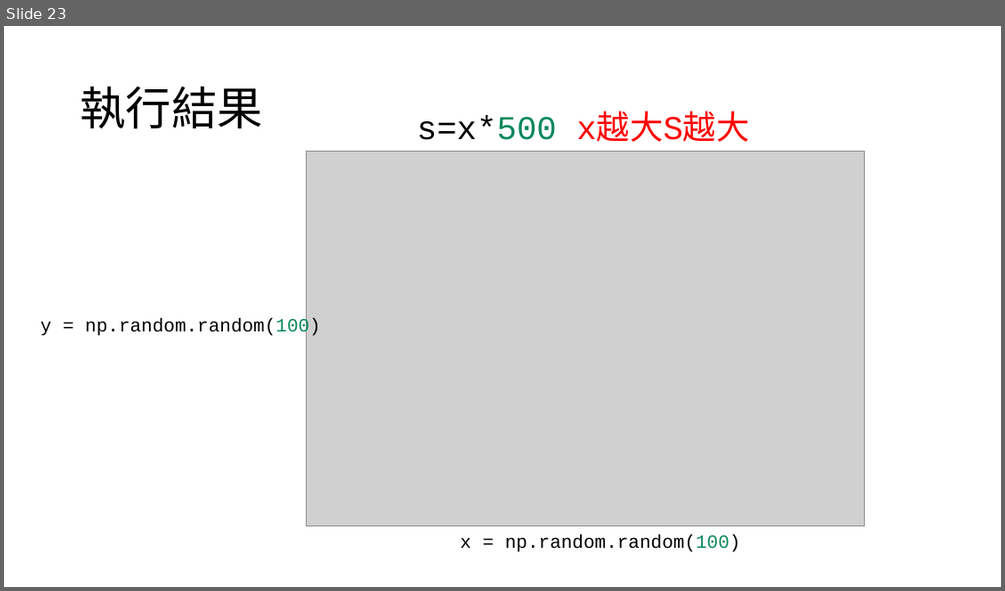
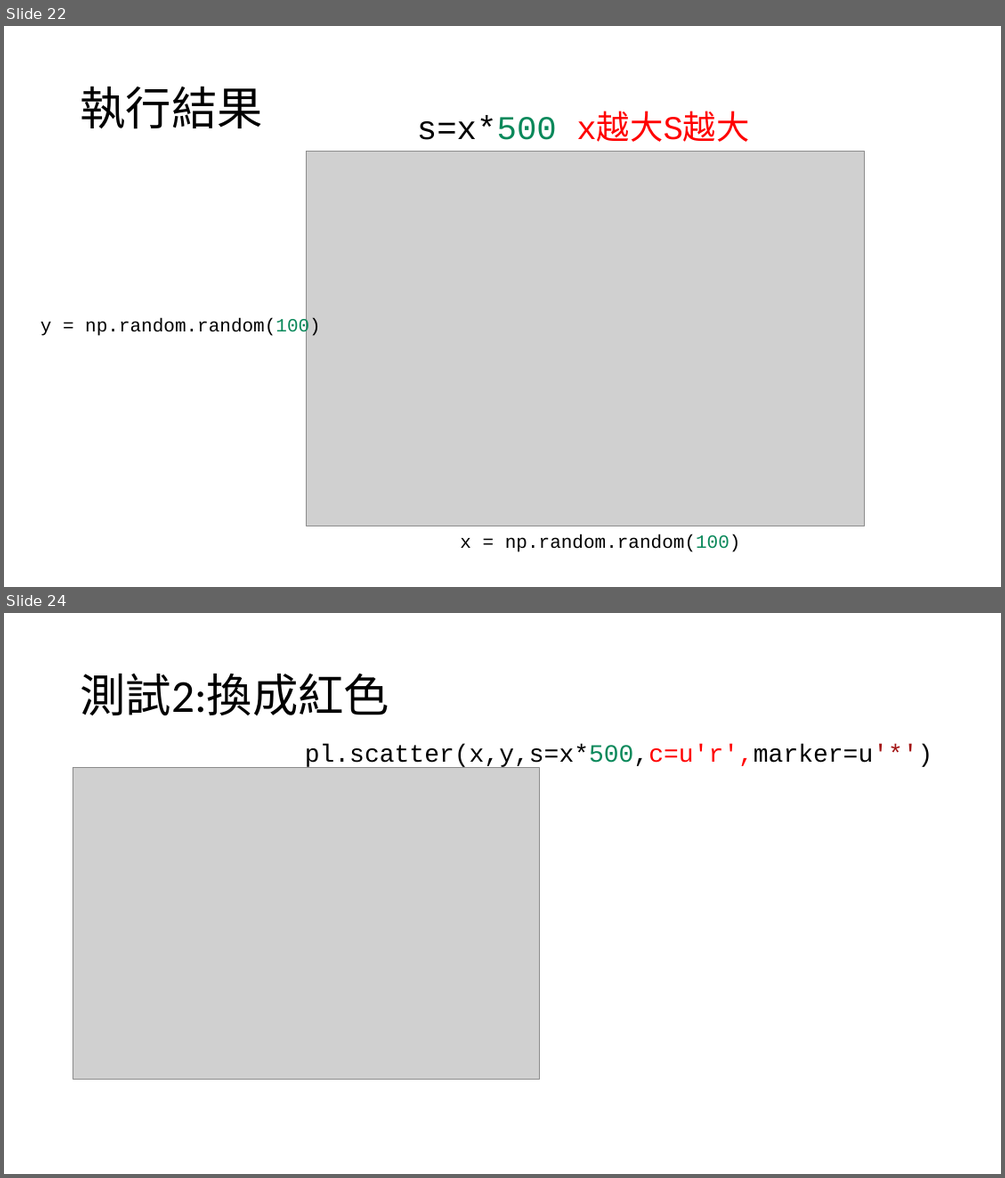
Before and after one commit to jon890613/Matplotlib, a slide deck: 簡報2.pptx. Shown one above the other, each under a label of ours: slide 23 before the commit, slides 22 and 24 after it; the slides between them are not shown. The pictures are 1005x591 and 1005x1178 pixels, drawn with LibreOffice and Linux fonts; fonts in the diff are those of the drawing; grey boxes stand for pictures. Boxes give left, top, right and bottom in pixels: in the first picture for what was removed or moved away, otherwise in the second. Text is boxed around its words. In the diff, an @@ line names an element or a change of style, - is before the commit and + after.

```diff
--- a/簡報2.pptx
+++ b/簡報2.pptx
@@ slide 24 added at bbox=[4, 613, 1001, 1174], background #FFFFFF @@
@@ title added at bbox=[80, 674, 389, 715], 44 pt, text #000000 @@
+測試2:換成紅色
@@ text added at bbox=[305, 744, 933, 769], 24 pt, text #000000 @@
+pl.scatter(x,y,s=x*500,c=u'r',marker=u'*')
@@ picture added at bbox=[73, 768, 540, 1078] @@
@@ what was slide 23 is now slide 22 @@
```
Also in this commit, not shown: 1 slide changed, 1 other slide added, 1 slide removed.
